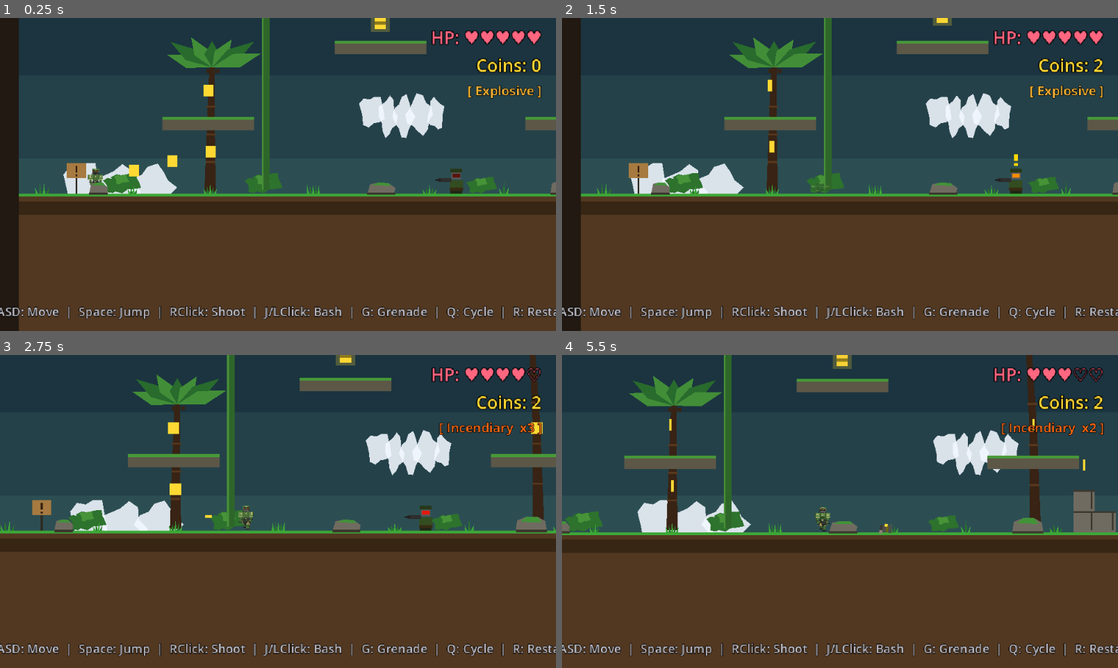
Above: before the commit, frames 1-4 (two rows, left to right).
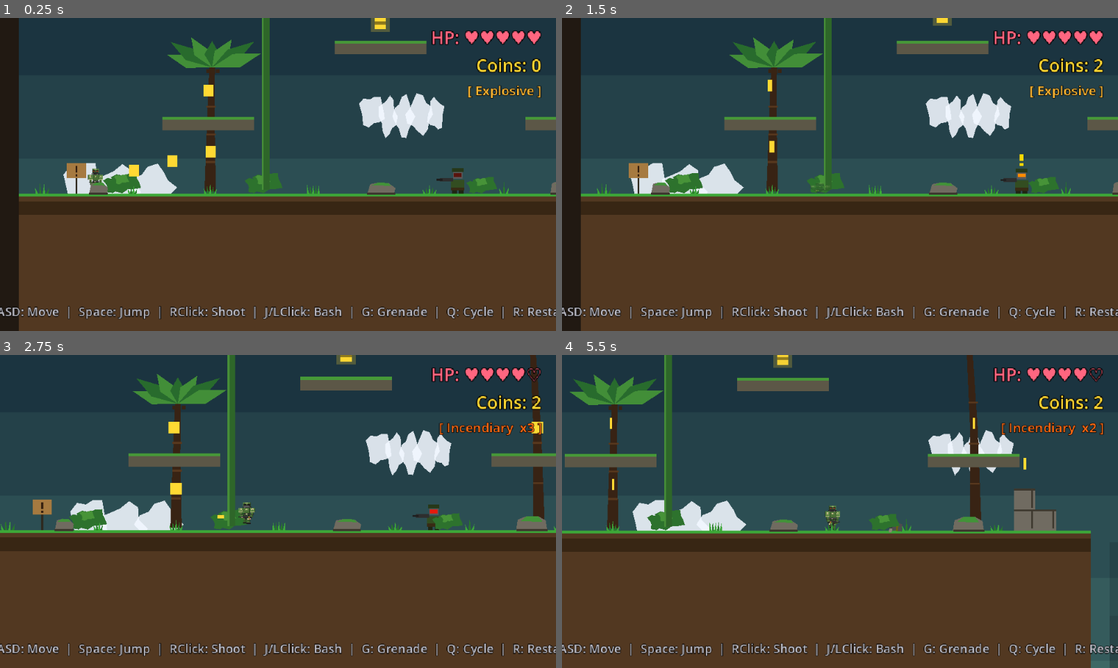
Above: after the commit, the same moments.

Repository: Crapula1/2d-platformer
Game: Godot game, scene res://scenes/Main.tscn
Two runs of this game, one before a commit and one after it. Both use one fixed random seed, a clock stepped at 60 frames per second and the inputs below.
Inputs (mouse positions are in pixels of both pictures, inside the frame that each line leads up to):
- Up to frame 1 (0.25 s): no input
- Up to frame 2 (1.5 s): move the mouse to (962, 158) at 0.52 s; hold D (move_right) from 0.53 s (still down); tap J (attack) at 0.6 s; tap Space (jump) at 0.77 s; move the mouse to (728, 190) at 1.27 s; tap S (crouch) at 1.35 s
- Up to frame 3 (2.75 s): tap Space (jump) at 1.52 s; move the mouse to (333, 442) at 2.02 s; release D (move_right) at 2.03 s; hold A (move_left) from 2.03 s (still down); tap Q (cycle_grenade) at 2.1 s
- Up to frame 4 (5.5 s): move the mouse to (812, 574) at 2.77 s; release A (move_left) at 2.78 s; hold D (move_right) 2.78-4.28 s; tap E (interact) at 2.85 s; tap Space (jump) at 3.02, 3.77, 4.52 s; move the mouse to (1006, 558) at 3.52 s; hold Right mouse button (shoot) 3.53-4.28 s; move the mouse to (673, 464) at 4.27 s; hold A (move_left) 4.28-5.03 s; tap Shift (sprint) at 4.35 s; move the mouse to (867, 511) at 5.02 s; hold D (move_right) from 5.03 s (still down); tap G (throw_grenade) at 5.1 s

The runs differ from the first frame. In frame 1, less than 0.1% of the frame differs, in the area x 78-84%, y 48-57%; in frame 2, 0.2%; in frame 3, 2.2%; in frame 4, 16%, in the area x 0-100%, y 0-100%.

Commit message:
feat: range soldiers actively patrol with walking + shooting animations
Patrol:
- Default patrol_distance bumped from 80 -> 320; soldiers now sweep
  full platform widths (the existing edge/wall raycast handles turning
  at ledges, so wider patrols 'just work').
- Widened every level-1 placement so each grunt actually walks back
  and forth instead of pacing a 60-120px box.

Walking animation:
- Split the single Legs ColorRect into LegL / LegR with a 2px gap and
  animate them in alternation off a walk_phase that advances with
  horizontal speed. Body Node2D bobs slightly each step.
- Animation only plays when moving on the floor; legs/body lerp back
  to base when idle.

Shooting animation:
- Added a Polygon2D MuzzleFlash at the gun barrel, flashed for ~0.06s
  per shot with random vertical scale.
- Gun recoil: both ColorRect offsets translate back along the barrel
  axis on fire, decaying smoothly. Muzzle marker follows.
- Body kick: velocity.x -= direction * 30 on shot for a physical jolt.

Co-Authored-By: Claude Opus 4.7 <noreply@anthropic.com>

Diff:
--- a/scenes/RangeSoldier.tscn
+++ b/scenes/RangeSoldier.tscn
@@ -15,8 +15,15 @@
 
 [node name="Body" type="Node2D" parent="."]
 
-[node name="Legs" type="ColorRect" parent="Body"]
+[node name="LegL" type="ColorRect" parent="Body"]
 offset_left = -6.0
+offset_top = 10.0
+offset_right = -1.0
+offset_bottom = 14.0
+color = Color(0.12, 0.15, 0.08, 1)
+
+[node name="LegR" type="ColorRect" parent="Body"]
+offset_left = 1.0
 offset_top = 10.0
 offset_right = 6.0
 offset_bottom = 14.0
@@ -74,6 +81,12 @@
 [node name="GunMuzzle" type="Marker2D" parent="Body"]
 position = Vector2(22, -1)
 
+[node name="MuzzleFlash" type="Polygon2D" parent="Body"]
+position = Vector2(22, -1)
+visible = false
+color = Color(1.0, 0.9, 0.35, 1)
+polygon = PackedVector2Array(0, -3, 8, 0, 0, 3, 3, 0)
+
 [node name="AlertIndicator" type="Node2D" parent="."]
 position = Vector2(0, -22)
 visible = false
--- a/scripts/Level.gd
+++ b/scripts/Level.gd
@@ -433,7 +433,7 @@
 	bp.setup(x, y, w, COL_BREAK)
 	add_child(bp)
 
-func _add_soldier(x: float, y: float, patrol: float = 80.0, speed: float = -1.0) -> void:
+func _add_soldier(x: float, y: float, patrol: float = 320.0, speed: float = -1.0) -> void:
 	var s := RANGE_SOLDIER_SCENE.instantiate() as RangeSoldier
 	s.position = Vector2(x, y)
 	s.patrol_distance = patrol
@@ -886,7 +886,7 @@
 	_add_platform(2010.0, 220.0, 96.0)
 
 	_add_soldier(1500.0, 375.0)
-	_add_soldier(1900.0, 375.0, 60.0)
+	_add_soldier(1900.0, 375.0, 180.0)
 
 # -----------------------------------------------------------------------------
 # Section D — Spike corridor (2100..2900): islands of ground separated by
@@ -925,8 +925,8 @@
 	# Overhead pipes for visual cohesion
 	_add_branch_h(2120.0, 80.0, 760.0)
 
-	_add_soldier(2450.0, 375.0, 60.0)
-	_add_soldier(2780.0, 375.0)
+	_add_soldier(2450.0, 375.0, 140.0)
+	_add_soldier(2780.0, 375.0, 200.0)
 
 # -----------------------------------------------------------------------------
 # Section E — Vertical climb (2900..3500): break-platforms up to a powerup
@@ -973,8 +973,8 @@
 	_add_platform(3520.0, 200.0, 96.0)
 	_add_coin(3568.0, 174.0)
 
-	_add_soldier(3050.0, 375.0)
-	_add_soldier(3350.0, 375.0, 60.0)
+	_add_soldier(3050.0, 375.0, 260.0)
+	_add_soldier(3350.0, 375.0, 220.0)
 
 # -----------------------------------------------------------------------------
 # Section F — Big pit gauntlet (3500..4500): a long spike pit traversed via
@@ -1072,9 +1072,9 @@
 	_add_rock(5095.0, 378.0)
 	_add_rock(5095.0, 356.0)
 
-	_add_soldier(4560.0, 375.0)
-	_add_soldier(4880.0, 375.0, 60.0)
-	_add_soldier(5170.0, 375.0)
+	_add_soldier(4560.0, 375.0, 240.0)
+	_add_soldier(4880.0, 375.0, 200.0)
+	_add_soldier(5170.0, 375.0, 200.0)
 
 # -----------------------------------------------------------------------------
 # Section H — Final stretch (5200..6000): clear path, ceremonial visuals,
@@ -1109,9 +1109,9 @@
 	_add_arrow_sign(5700.0, 378.0)
 
 	# Guard cluster at the exit — three soldiers, tighter patrols
-	_add_soldier(5320.0, 375.0, 50.0)
-	_add_soldier(5700.0, 375.0, 50.0)
-	_add_soldier(5840.0, 375.0, 30.0)
+	_add_soldier(5320.0, 375.0, 220.0)
+	_add_soldier(5700.0, 375.0, 220.0)
+	_add_soldier(5840.0, 375.0, 140.0)
 
 	# Final grenade resupply right before the exit
 	_add_grenade_pickup(5780.0, 366.0, 0)
--- a/scripts/RangeSoldier.gd
+++ b/scripts/RangeSoldier.gd
@@ -3,8 +3,8 @@
 
 enum State { PATROL, ALERT, COMBAT, SUPPRESSED }
 
-@export var patrol_distance: float = 120.0
-@export var patrol_speed: float = 50.0
+@export var patrol_distance: float = 320.0
+@export var patrol_speed: float = 60.0
 @export var sight_range: float = 220.0
 @export var close_range: float = 52.0
 @export var max_health: int = 3
@@ -27,10 +27,23 @@
 var alert_timer: float = 0.0
 var stunned_timer: float = 0.0
 var visor_flash_timer: float = 0.0
+var walk_phase: float = 0.0
+var recoil: float = 0.0
+var flash_timer: float = 0.0
+var _gun_base_left: float = 0.0
+var _gun_base_right: float = 0.0
+var _muzzle_base_x: float = 0.0
+var _legl_base_y: float = 0.0
+var _legr_base_y: float = 0.0
+var _body_base_y: float = 0.0
 
 @onready var body_visual: Node2D = $Body
 @onready var visor: ColorRect = $Body/Visor
 @onready var gun_muzzle: Marker2D = $Body/GunMuzzle
+@onready var gun_visual: ColorRect = $Body/Gun
+@onready var muzzle_flash: Polygon2D = $Body/MuzzleFlash
+@onready var leg_l: ColorRect = $Body/LegL
+@onready var leg_r: ColorRect = $Body/LegR
 @onready var alert_indicator: Node2D = $AlertIndicator
 @onready var sight_ray: RayCast2D = $SightRay
 @onready var wall_check: RayCast2D = $WallCheck
@@ -41,6 +54,12 @@
 	start_position = global_position
 	add_to_group("enemy")
 	_find_player()
+	_gun_base_left = gun_visual.offset_left
+	_gun_base_right = gun_visual.offset_right
+	_muzzle_base_x = muzzle_flash.position.x
+	_legl_base_y = leg_l.offset_top
+	_legr_base_y = leg_r.offset_top
+	_body_base_y = body_visual.position.y
 
 func _find_player() -> void:
 	player = get_tree().get_first_node_in_group("player") as Player
@@ -75,6 +94,14 @@
 		fire_timer -= delta
 	if visor_flash_timer > 0:
 		visor_flash_timer -= delta
+	if flash_timer > 0:
+		flash_timer -= delta
+		if flash_timer <= 0:
+			muzzle_flash.visible = false
+	# Recoil decays smoothly
+	recoil = move_toward(recoil, 0.0, 30.0 * delta)
+	# Walk cycle phase advances with horizontal speed
+	walk_phase += delta * (absf(velocity.x) / 8.0 + 1.0)
 
 func _update_state() -> void:
 	if player == null or player.is_dead:
@@ -200,6 +227,13 @@
 
 	bullet.setup(shoot_dir, bullet_speed, bullet_damage)
 
+	# Shooting animation: kick the gun back, flash the muzzle, jolt the body.
+	recoil = 4.0
+	muzzle_flash.visible = true
+	muzzle_flash.scale = Vector2(1.0, randf_range(0.7, 1.3))
+	flash_timer = 0.06
+	velocity.x -= float(direction) * 30.0
+
 func _has_line_of_sight(dist: float) -> bool:
 	if player == null or dist > sight_range:
 		return false
@@ -258,6 +292,23 @@
 
 func _update_visuals(delta: float) -> void:
 	body_visual.scale.x = float(direction)
+
+	# Walk cycle — alternate legs + slight body bob when moving on the ground.
+	var moving := absf(velocity.x) > 6.0 and is_on_floor()
+	if moving:
+		var s := sin(walk_phase * 6.0)
+		leg_l.offset_top = _legl_base_y - max(s, 0.0) * 3.0
+		leg_r.offset_top = _legr_base_y - max(-s, 0.0) * 3.0
+		body_visual.position.y = _body_base_y - absf(s) * 0.8
+	else:
+		leg_l.offset_top = lerpf(leg_l.offset_top, _legl_base_y, minf(delta * 15.0, 1.0))
+		leg_r.offset_top = lerpf(leg_r.offset_top, _legr_base_y, minf(delta * 15.0, 1.0))
+		body_visual.position.y = lerpf(body_visual.position.y, _body_base_y, minf(delta * 15.0, 1.0))
+
+	# Gun recoil — slides back along the barrel axis (local +x of body).
+	gun_visual.offset_left = _gun_base_left - recoil
+	gun_visual.offset_right = _gun_base_right - recoil
+	muzzle_flash.position.x = _muzzle_base_x - recoil
 
 	match state:
 		State.PATROL:
